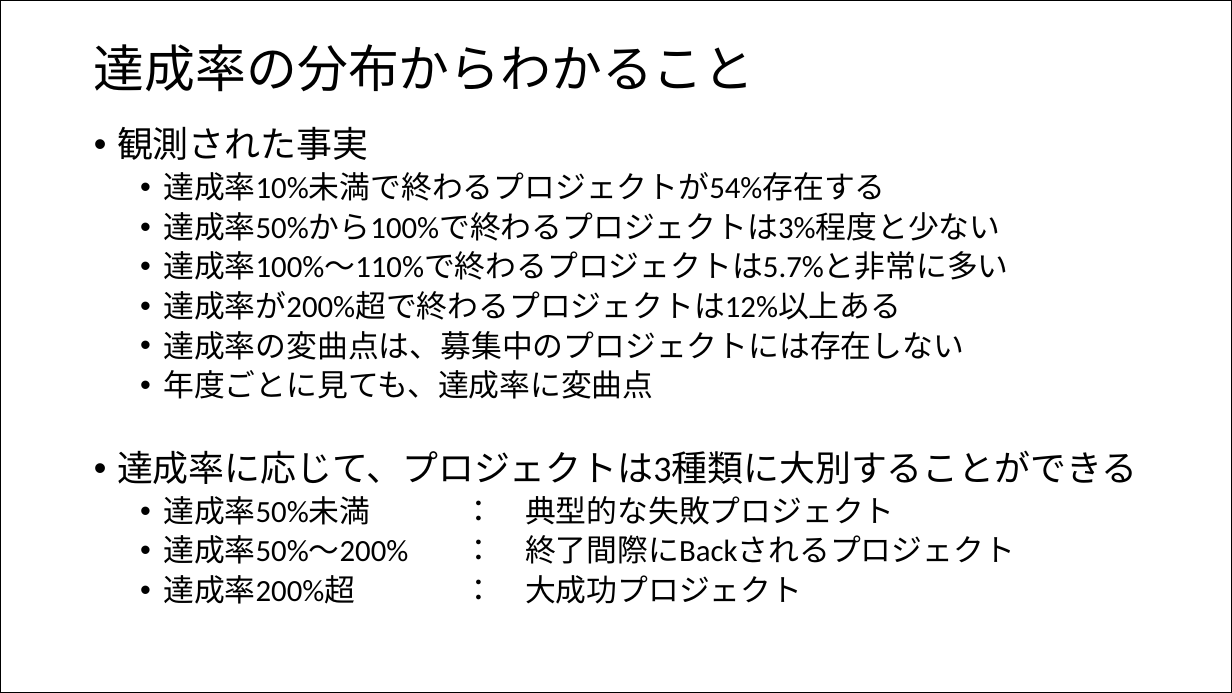
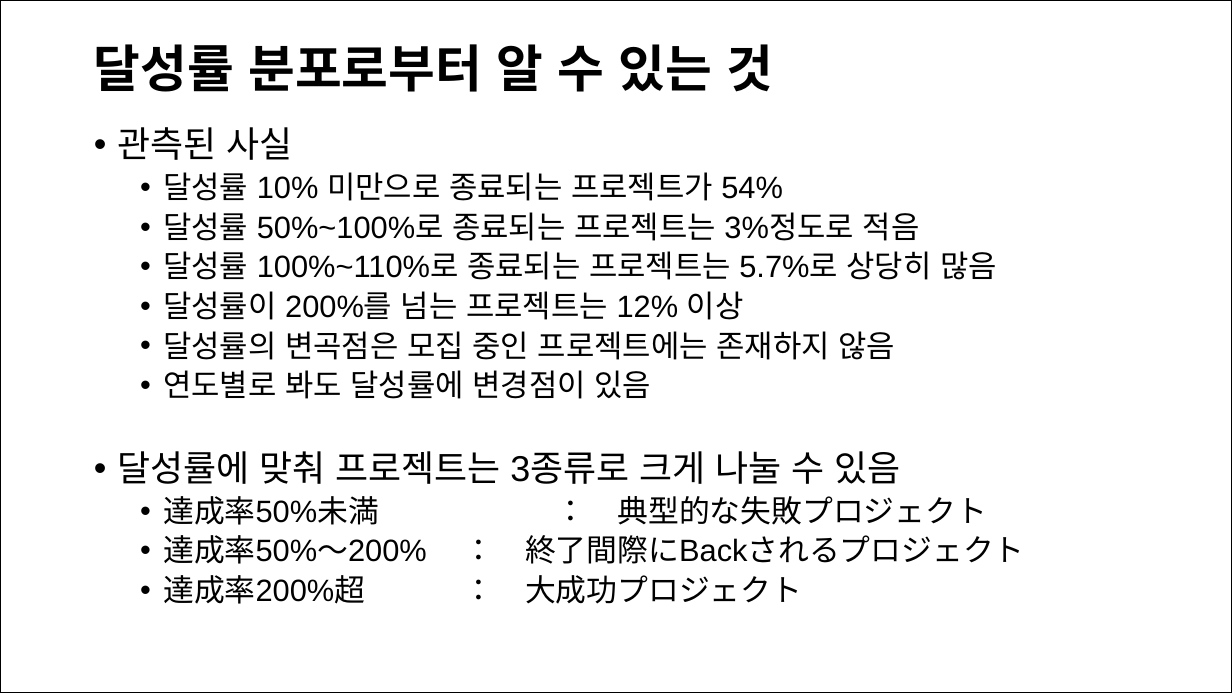
Before and after one commit to oreilly-japan/ml-at-work, a slide deck: slide 9 of chap09/kickstarter_slide.pptx. Drawn at 1232x693 pixels with LibreOffice and Linux fonts; fonts in the diff are those of the drawing. Boxes give left, top, right and bottom in pixels: in the first picture for what was removed or moved away, otherwise in the second. Text is boxed around its words. In the diff, an @@ line names an element or a change of style, - is before the commit and + after.

```diff
--- a/chap09/kickstarter_slide.pptx
+++ b/chap09/kickstarter_slide.pptx
@@ title at (94, 44, 773, 92): text changed; font Calibri to Arial; bold on @@
-達成率の分布からわかること
+달성률 분포로부터 알 수 있는 것
@@ text at (117, 127, 997, 484): text changed; font Calibri to Arial @@
-• 観測された事実
-  • 達成率10%未満で終わるプロジェクトが54%存在する
-  • 達成率50%から100%で終わるプロジェクトは3%程度と少ない
-  • 達成率100%～110%で終わるプロジェクトは5.7%と非常に多い
-  • 達成率が200%超で終わるプロジェクトは12%以上ある
-  • 達成率の変曲点は、募集中のプロジェクトには存在しない
-  • 年度ごとに見ても、達成率に変曲点
-• 達成率に応じて、プロジェクトは3種類に大別することができる
+• 관측된 사실
+  • 달성률 10% 미만으로 종료되는 프로젝트가 54%
+  • 달성률 50%~100%로 종료되는 프로젝트는 3%정도로 적음
+  • 달성률 100%~110%로 종료되는 프로젝트는 5.7%로 상당히 많음
+  • 달성률이 200%를 넘는 프로젝트는 12% 이상
+  • 달성률의 변곡점은 모집 중인 프로젝트에는 존재하지 않음
+  • 연도별로 봐도 달성률에 변경점이 있음
+• 달성률에 맞춰 프로젝트는 3종류로 크게 나눌 수 있음
@@ text at (163, 496, 1025, 604): font Calibri to Arial in "達成率50%未満 ： 典型的な失敗プロジェクト", "達成率50%～200% ： 終了間際にBackされるプロジェクト", "達成率200%超 ： 大成功プロジェクト" @@
```
Also in this commit, not shown: 8 other slides changed, 10 other files.
